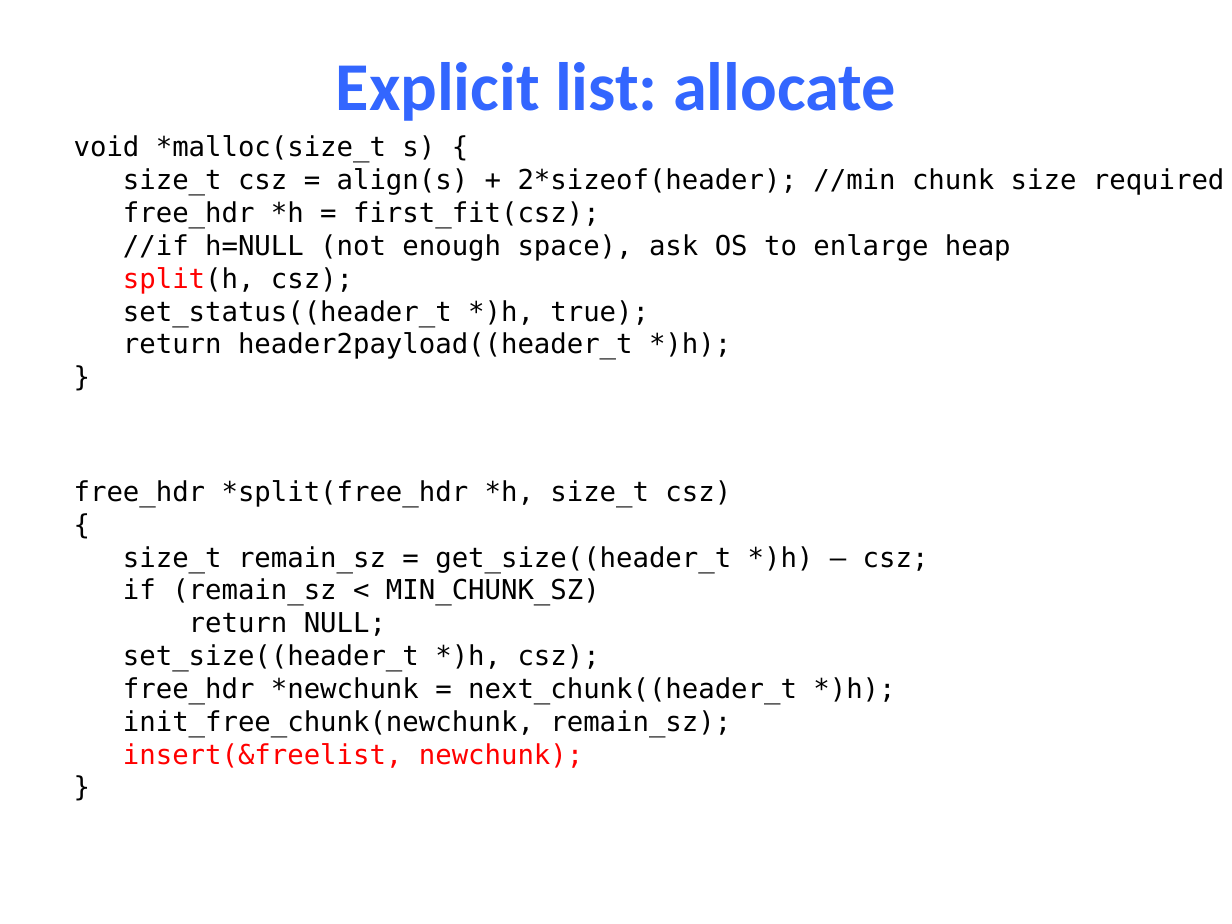
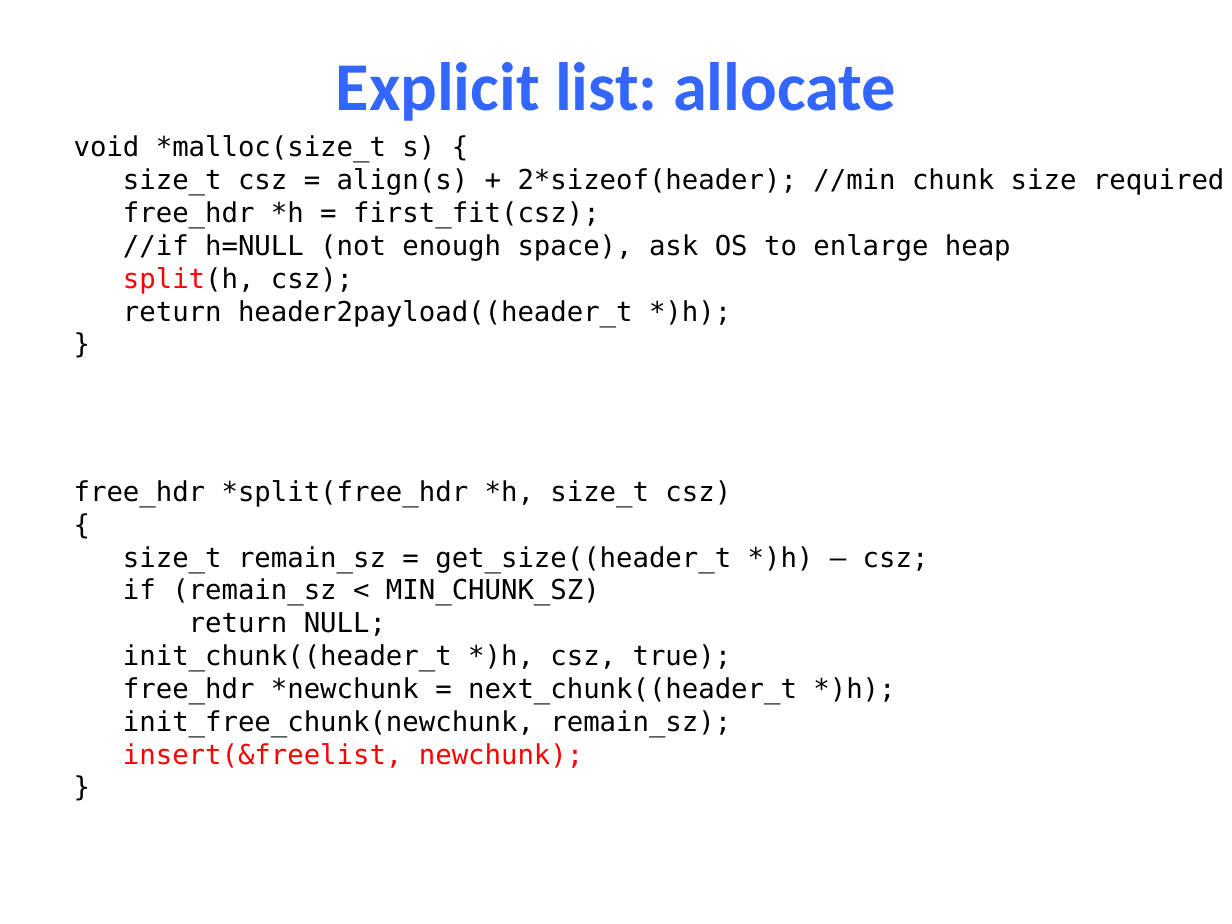
Before and after one commit to NYU-CSO/nyu-cso.github.io, a slide deck: slide 66 of notes/14-Dynamic_Allocator.pptx. Drawn at 1232x924 pixels with LibreOffice and Linux fonts; fonts in the diff are those of the drawing. Boxes give left, top, right and bottom in pixels: in the first picture for what was removed or moved away, otherwise in the second. Text is boxed around its words. In the diff, an @@ line names an element or a change of style, - is before the commit and + after.

```diff
--- a/notes/14-Dynamic_Allocator.pptx
+++ b/notes/14-Dynamic_Allocator.pptx
@@ text at (123,300,649,327): paragraph removed @@
-set_status((header_t *)h, true);
@@ text at (123,644,732,671): text changed @@
-set_size((header_t *)h, csz);
+init_chunk((header_t *)h, csz, true);
```
Also in this commit, not shown: 3 other slides changed, 1 other file.
